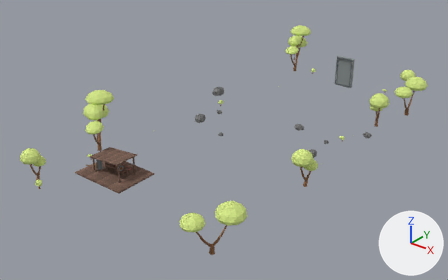
Two versions of the Blender file RedFortress2/MultiPassRendering/res/model/base/base_decor.blend, one commit apart.
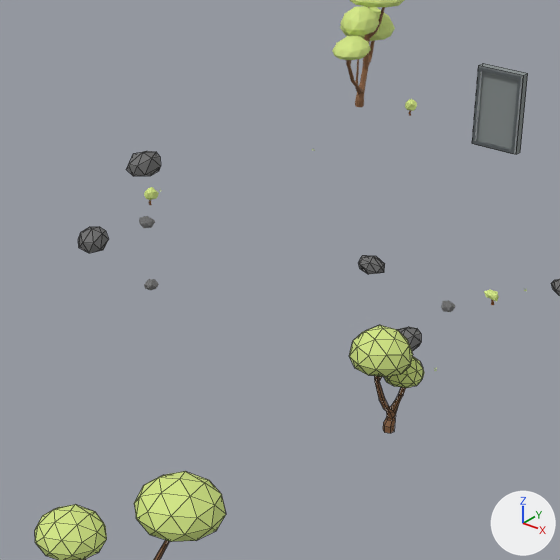
There are two pictures of each version: one whole from a 50 mm camera at (46.5, -64.9, 38.1) aimed at (-3.2, -2.8, -0.4), one close up on the part from 37% to 82% of the width and 12% to 83% of the height. The lights are fixed; the arrows at lower right show +X, +Y and +Z. The last two pictures show the newer version. The close-ups show mesh edges as thin lines.

The first close-up shows 'HillRockWest_0', 'PortalWall', 'TreeMidEast_0', 'TreePortalWest_0', 'TreeSouthEast_0' and 14 more.
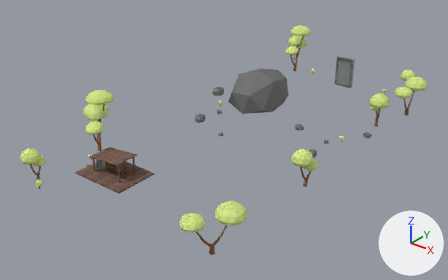
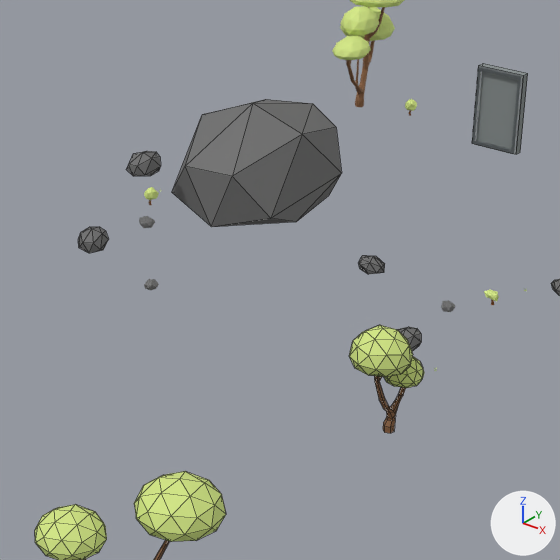
Where the change shows, as pixel boxes [x1, y1, x2, y2] in the close-ups (560 x 560 px):
'GroundedClimbRock_0', added
    after: [172, 99, 342, 227]

Diff of the bpy script that builds the scene:
```diff
--- a/RedFortress2/MultiPassRendering/res/model/base/base_decor.blend.py
+++ b/RedFortress2/MultiPassRendering/res/model/base/base_decor.blend.py
@@ ob_groundedclimbrock_0 @@
+ob_groundedclimbrock_0 = bpy.data.objects.new('GroundedClimbRock_0', me_icosphere_019.copy())  # the mesh of ob_hillrockwest_0
+ob_groundedclimbrock_0.location = (-10.0, 15.2, -2.31)
+ob_groundedclimbrock_0.rotation_euler = (0.0, 0.0, -0.209)  # degrees (0, 0, -12)
+ob_groundedclimbrock_0.scale = (4.2, 4.2, 4.2)
```
